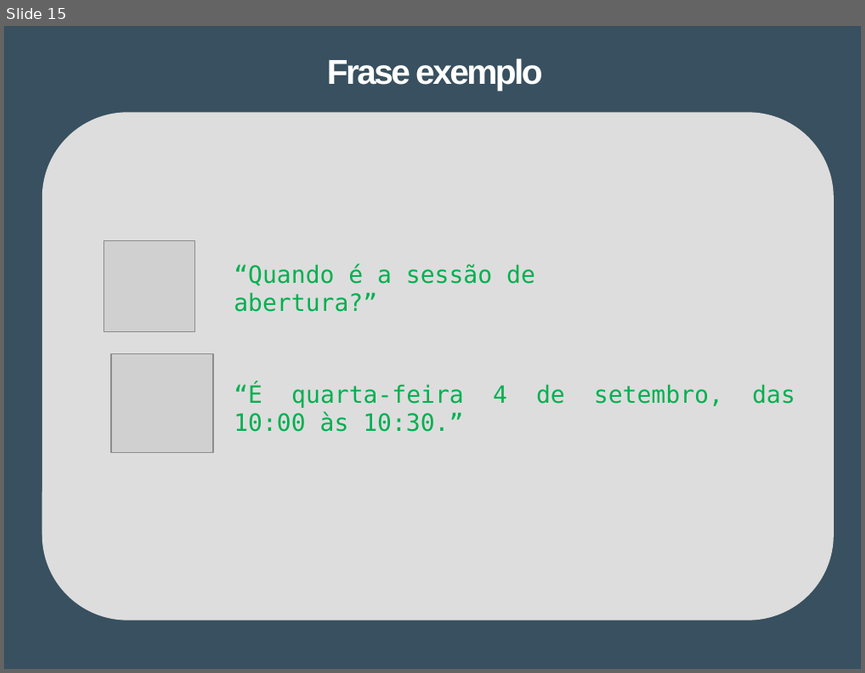
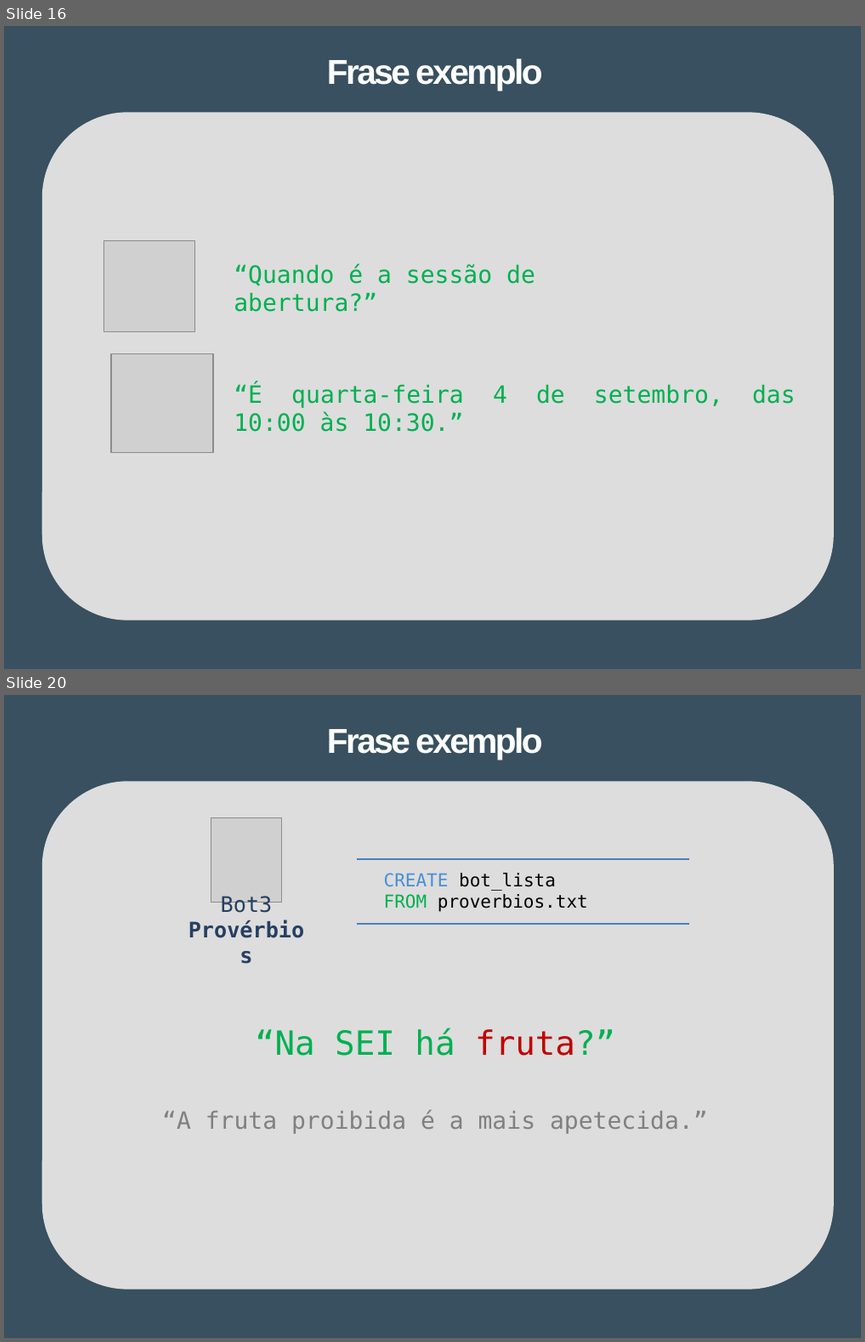
Before and after one commit to Tibblue/PLC, a slide deck: LEI/apresentações/checkpoint2/apresLEI_grupo47.pptx. Shown one above the other, each under a label of ours: slide 15 before the commit, slides 16 and 20 after it; the slides between them are not shown. The pictures are 865x673 and 865x1342 pixels, drawn with LibreOffice and Linux fonts; fonts in the diff are those of the drawing; grey boxes stand for pictures. Boxes give left, top, right and bottom in pixels: in the first picture for what was removed or moved away, otherwise in the second. Text is boxed around its words. In the diff, an @@ line names an element or a change of style, - is before the commit and + after.

```diff
--- a/LEI/apresentações/checkpoint2/apresLEI_grupo47.pptx
+++ b/LEI/apresentações/checkpoint2/apresLEI_grupo47.pptx
@@ slide 20 added at (4,695,861,1338), background #FFFFFF @@
@@ freeform shape added at (4,695,861,1338), fill #38505F @@
@@ title added at (327,727,542,759), 29 pt, text #FFFFFF, bold @@
+Frase exemplo
@@ rounded rectangle added at (43,783,833,1288), fill #DDDDDD, outline #DDDDDD 2 pt @@
@@ picture added at (211,817,282,902) @@
@@ line added from (357, 860) to (689, 860), #4B7EBC 1.5 pt @@
@@ text added at (384,873,588,912), 15 pt, text #000000 @@
+CREATE bot_lista
+FROM proverbios.txt
@@ text added at (221,896,273,913), 18 pt, text #254061, bold @@
+Bot3
+Provérbios
@@ line added from (357, 924) to (689, 924), #4B7EBC 1.5 pt @@
@@ text added at (255,1027,615,1055), 28 pt, text #00B050 @@
+“Na SEI há fruta?”
@@ text added at (162,1110,708,1134), 20 pt, text #808080 @@
+“A fruta proibida é a mais apetecida.”
@@ what was slide 15 is now slide 16 @@
```
Also in this commit, not shown: 3 slides changed, 5 other slides added, 1 slide removed.
